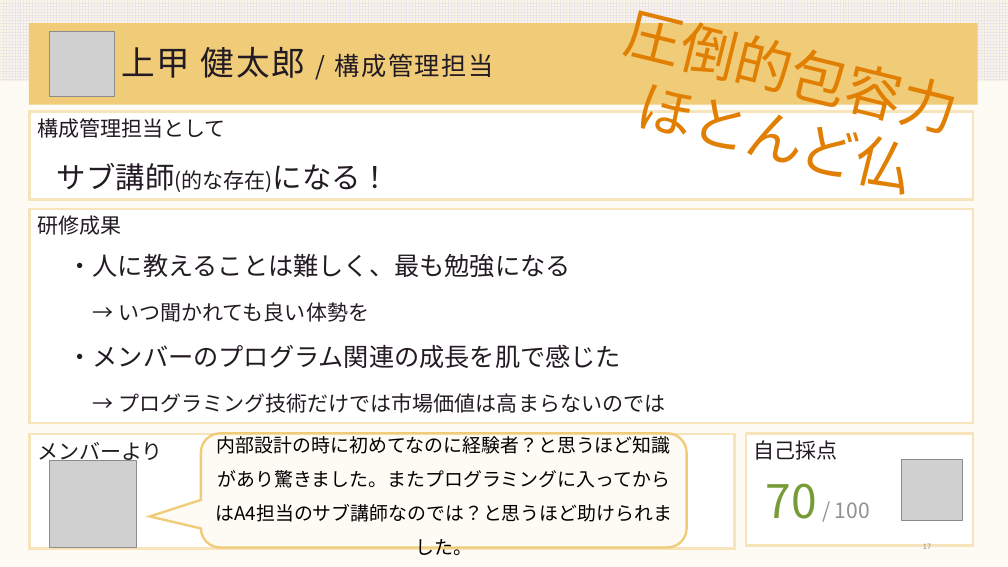
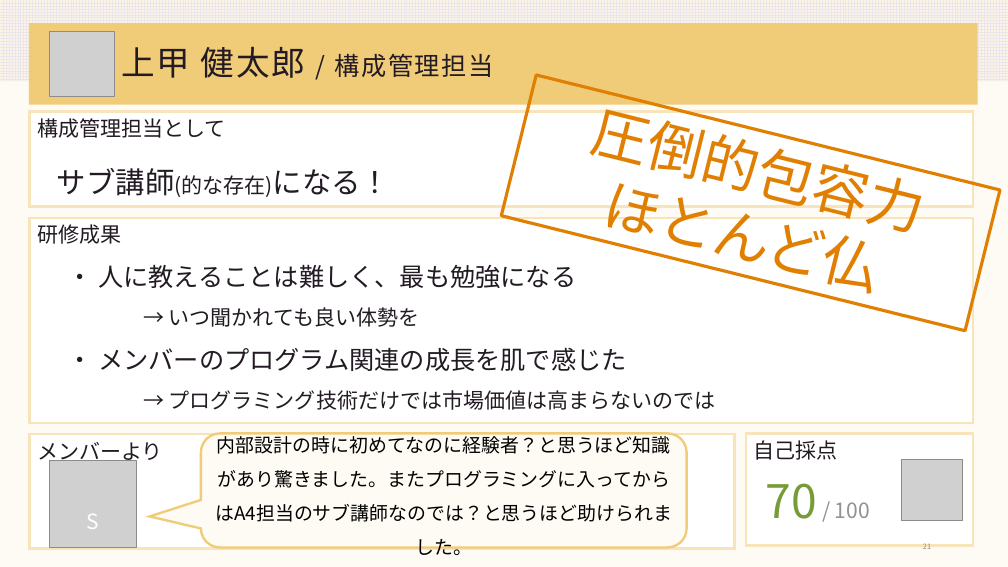
Before and after one commit to DOJO-2021/A-4, a slide deck: slide 21 of documents/A4_worldMap_発表会資料_0630.pptx (slide 17 before the commit). Drawn at 1008x567 pixels with LibreOffice and Linux fonts; fonts in the diff are those of the drawing; grey boxes stand for pictures. Boxes give left, top, right and bottom in pixels: in the first picture for what was removed or moved away, otherwise in the second. Text is boxed around its words. In the diff, an @@ line names an element or a change of style, - is before the commit and + after.

```diff
--- a/documents/A4_worldMap_発表会資料_0630.pptx
+++ b/documents/A4_worldMap_発表会資料_0630.pptx
@@ rectangle "圧倒的包容力": place and size @@
-rectangle "圧倒的包容力" at (621, 0, 951, 192)
+rectangle "圧倒的包容力" at (501, 75, 1000, 331)
@@ rectangle "圧倒的包容力" at (501, 75, 1000, 331): outline none to #E07F02 3 pt @@
@@ rectangle "構成管理担当として": place and size @@
-rectangle "構成管理担当として" at (29, 112, 973, 200)
+rectangle "構成管理担当として" at (29, 112, 973, 207)
@@ text "サブ講師(的な存在)になる！" rewrapped from (57, 163, 390, 192) to (57, 168, 671, 454) @@
@@ rectangle "研修成果": place and size @@
-rectangle "研修成果" at (29, 209, 973, 423)
+rectangle "研修成果" at (29, 218, 973, 423)
@@ text "・ 人に教えることは難しく、最も勉強になる": place and size @@
-text "・ 人に教えることは難しく、最も勉強になる" at (67, 254, 665, 413)
+text "・ 人に教えることは難しく、最も勉強になる" at (67, 265, 716, 410)
@@ text at (67, 265, 576, 288): spaces changed @@
-・人に教えることは難しく、最も勉強になる
+・ 人に教えることは難しく、最も勉強になる
@@ text at (67, 348, 626, 371): spaces changed @@
-・メンバーのプログラム関連の成長を肌で感じた
+・ メンバーのプログラム関連の成長を肌で感じた
@@ text added at (87, 514, 100, 529), 20 pt, text #FFFFFF @@
+S
```
Also in this commit, not shown: 7 other slides changed, 12 slides added, 2 other files.
